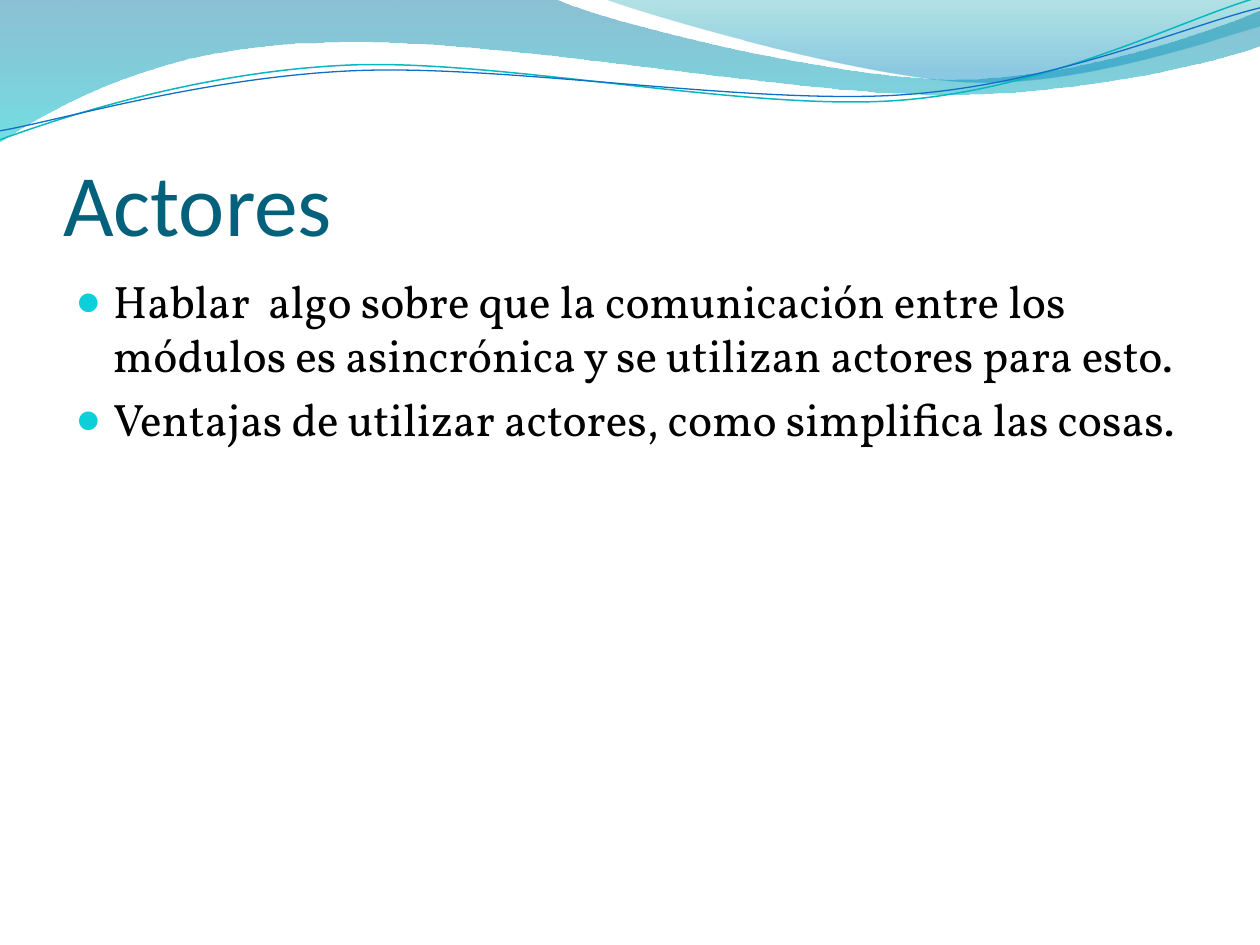
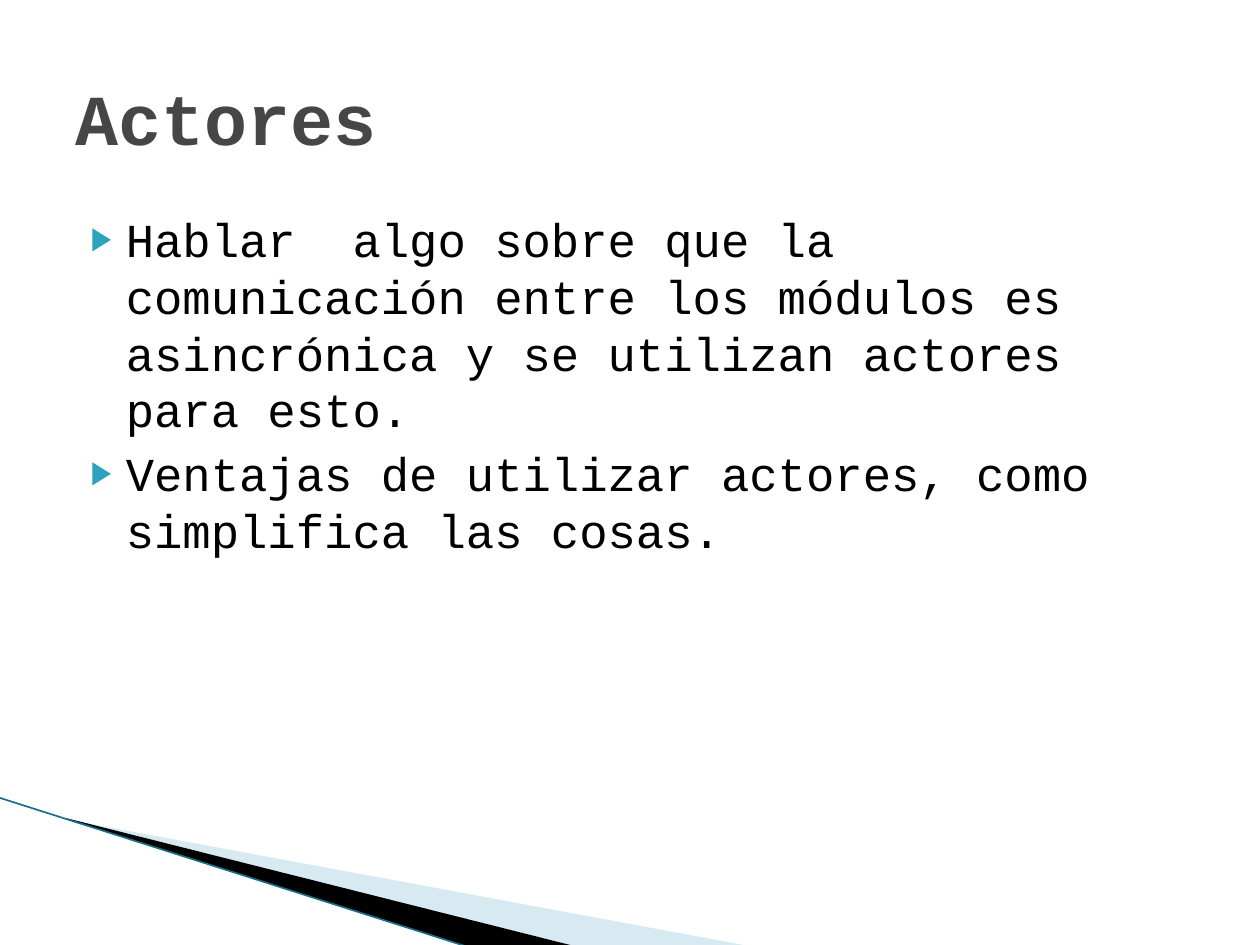
Before and after one commit to maurociancio/parallel-editor, a slide deck: slide 11 of doc/presentacion/presentacion.pptx (slide 9 before the commit). Drawn at 1260x945 pixels with LibreOffice and Linux fonts; fonts in the diff are those of the drawing; background and template pictures are left out. Boxes give left, top, right and bottom in pixels: in the first picture for what was removed or moved away, otherwise in the second. Text is boxed around its words. In the diff, an @@ line names an element or a change of style, - is before the commit and + after.

```diff
--- a/doc/presentacion/presentacion.pptx
+++ b/doc/presentacion/presentacion.pptx
@@ freeform shape removed at box(0, 0, 1260, 142) @@
@@ freeform shape removed at box(0, 0, 1260, 147) @@
@@ freeform shape removed at box(0, 8, 1260, 141) @@
@@ freeform shape removed at box(604, 0, 1260, 87) @@
@@ title "Actores": place and size @@
-title "Actores" at box(63, 180, 332, 237)
+title "Actores" at box(75, 97, 376, 146)
@@ title "Actores" at box(75, 97, 376, 146): size 50 to 41 pt, font Calibri to Courier New, text colour #04617B to #464646, bold on; vertical alignment bottom to middle @@
@@ text "Hablar algo sobre que la ...": place and size @@
-text "Hablar algo sobre que la ..." at box(113, 285, 1175, 447)
+text "Hablar algo sobre que la ..." at box(126, 223, 1089, 558)
@@ text "Hablar algo sobre que la ..." at box(126, 223, 1089, 558): size 26 to 27 pt, font Vollkorn to Courier New; bullet ● to ▶; less space between paragraphs; bullet colour #0BD0D9 to #2DA2BF @@
@@ freeform shape added at box(98, 689, 622, 888), fill #A0CBDC at 40% opacity @@
@@ freeform shape added at box(0, 798, 517, 914), fill #000000 @@
@@ line added from (0, 798) to (467, 945), #97C5D8 0.95 pt @@
```
Also in this commit, not shown: 11 other slides changed, 4 slides added, 2 slides removed.
